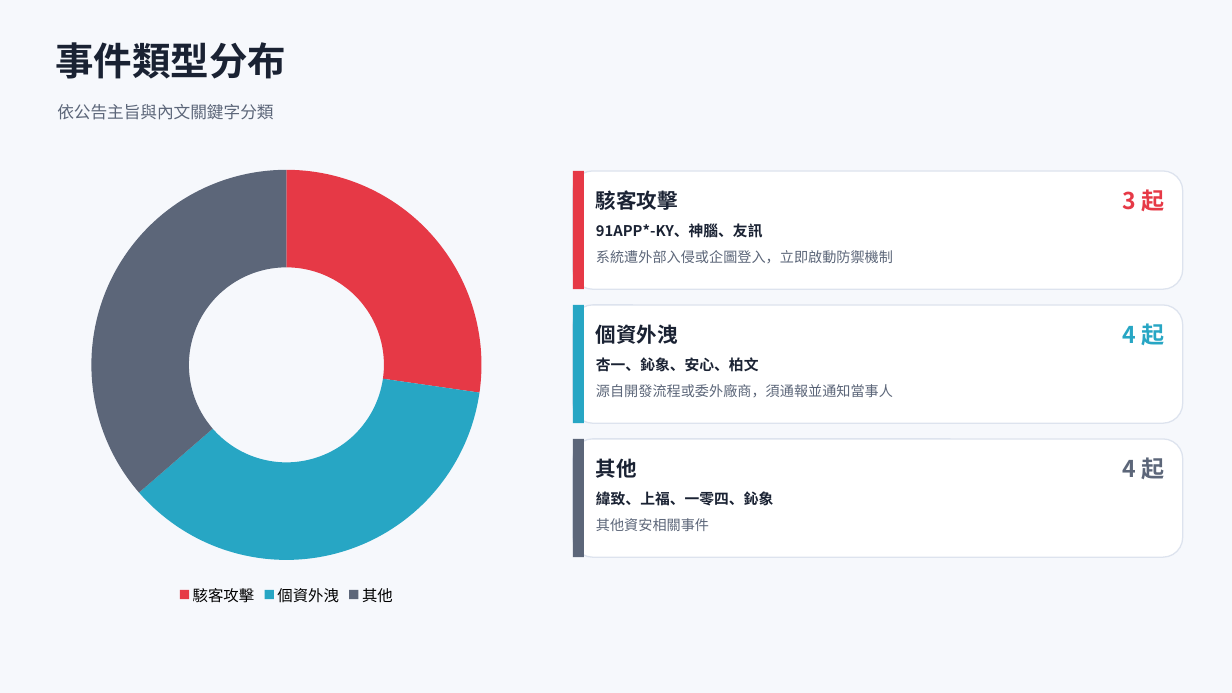
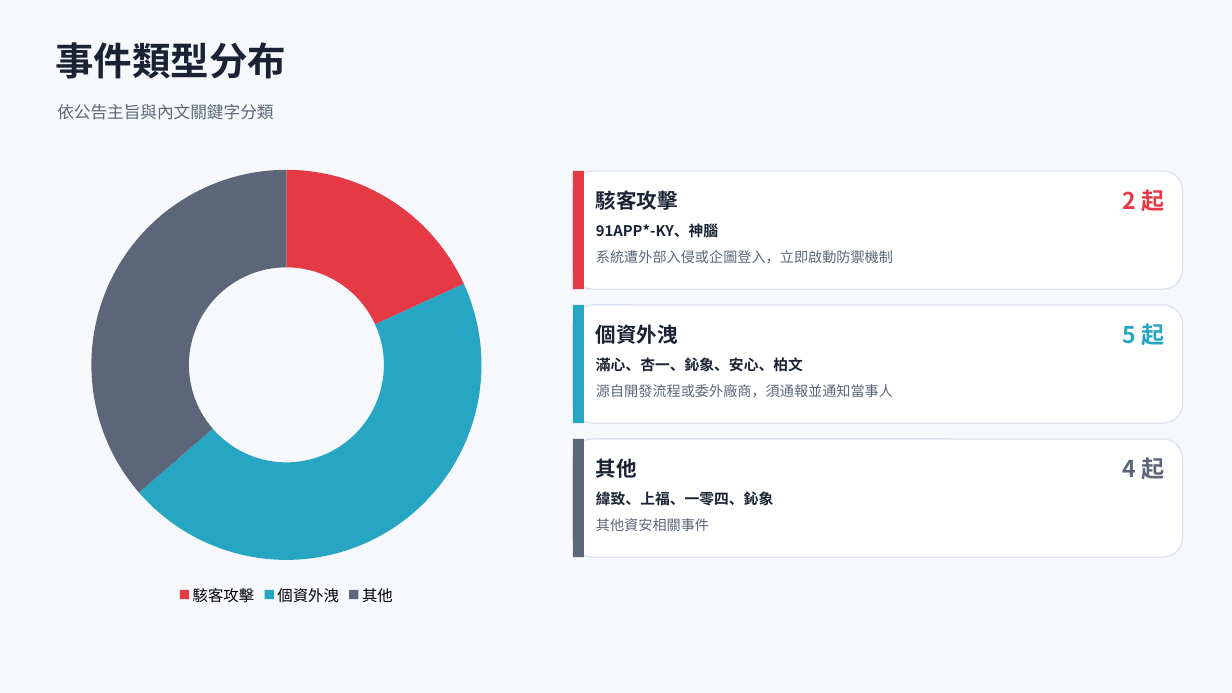
Before and after one commit to Johnnylin77/mops-isec-monitor, a slide deck: slide 3 of 資安事件因應分析.pptx. Drawn at 1232x693 pixels with LibreOffice and Linux fonts; fonts in the diff are those of the drawing. Boxes give left, top, right and bottom in pixels: in the first picture for what was removed or moved away, otherwise in the second. Text is boxed around its words. In the diff, an @@ line names an element or a change of style, - is before the commit and + after.

```diff
--- a/資安事件因應分析.pptx
+++ b/資安事件因應分析.pptx
@@ doughnut chart at (46,157,527,610) @@
@@ Series 1, 駭客攻擊: 27 to 18 @@
@@ Series 1, 個資外洩: 36 to 45 @@
@@ text at (1122,189,1164,211): text changed @@
-3 起
+2 起
@@ text at (596,223,718,238): text changed @@
-91APP*-KY、神腦、友訊
+91APP*-KY、神腦
@@ text at (1122,323,1164,345): text changed @@
-4 起
+5 起
@@ text at (596,357,803,372): text changed @@
-杏一、鈊象、安心、柏文
+滿心、杏一、鈊象、安心、柏文
```
Also in this commit, not shown: 6 other slides changed, 2 other files.
